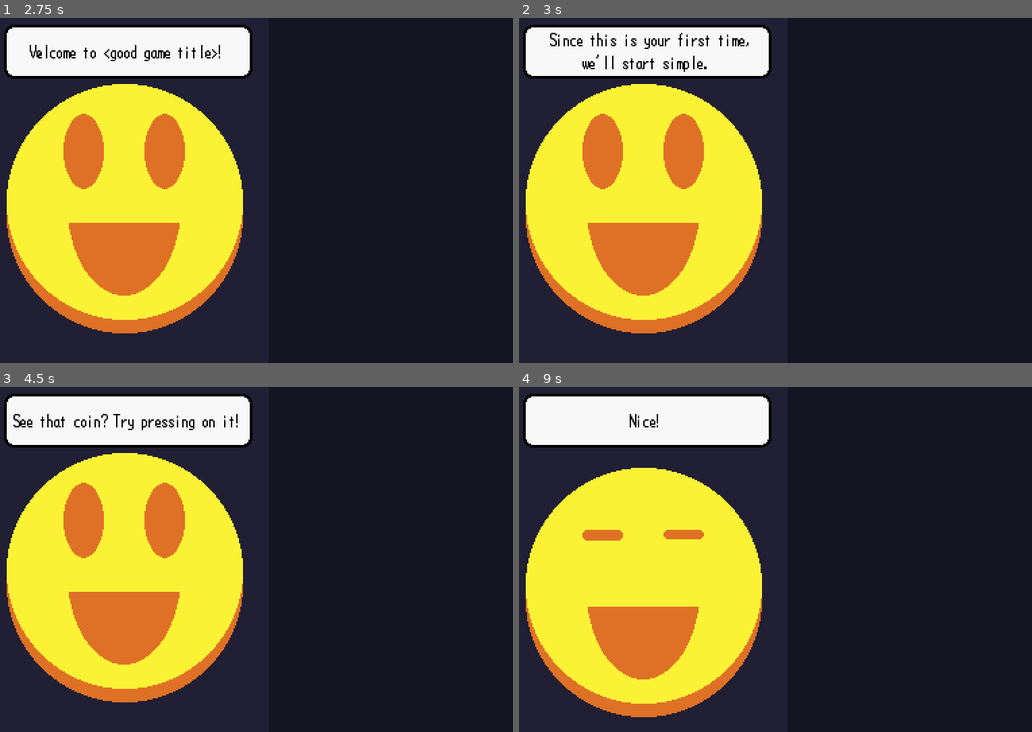
Above: before the commit, frames 1-4 (two rows, left to right).
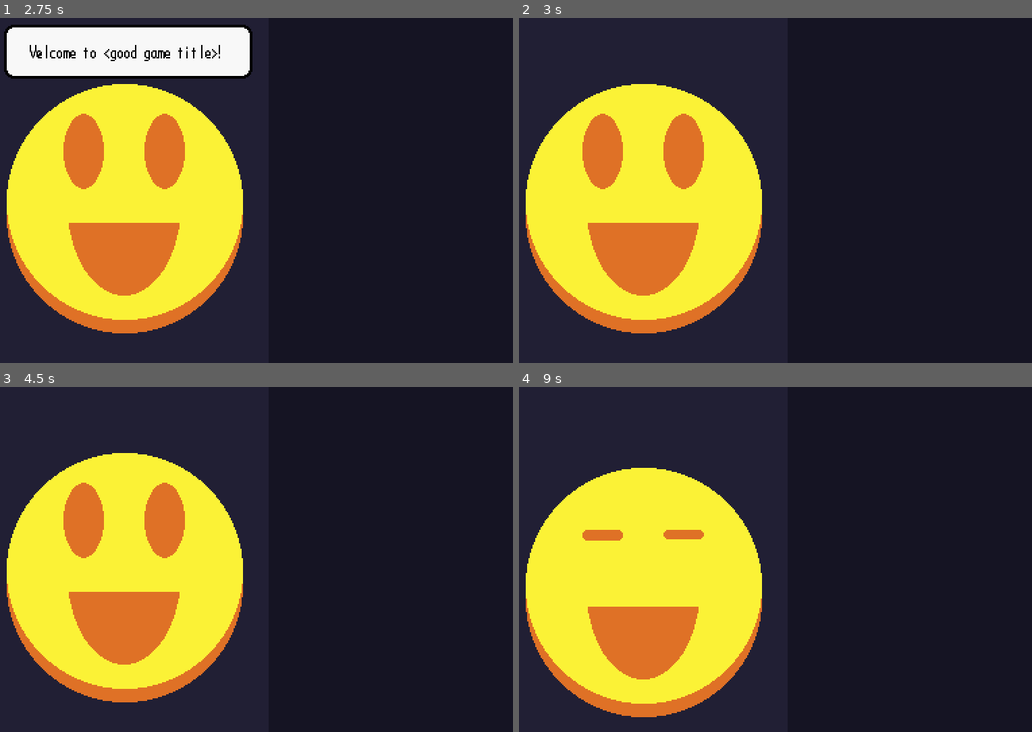
Above: after the commit, the same moments.

Repository: CoolGrazer/bread-bird
Game: Godot game, scene res://Scenes/Games/RhythmTest.tscn
The game is run twice, just before and just after one commit, with the same random seed, the same clock (stepped at 60 frames per second) and the same inputs. The project has no main scene, so this scene is started directly. Sound files missing from this copy of the repository are replaced by a short silence.
Inputs (mouse positions are in pixels of both pictures, inside the frame that each line leads up to):
- Up to frame 1 (2.75 s): tap Enter at 0.5 s; move the mouse to (369, 173) at 0.52 s; press the mouse at (369, 173) at 0.53 s; tap Space (Debug) at 1.25 s; move the mouse to (148, 207) at 1.27 s; release the mouse at (148, 207) at 1.28 s; click (148, 207) at 1.35 s; move the mouse to (307, 114) at 2.02 s; press the mouse at (307, 114) at 2.03 s
- Up to frame 2 (3 s): tap Enter at 2.75 s; move the mouse to (744, 259) at 2.77 s; release the mouse at (744, 259) at 2.78 s; click (744, 259) at 2.85 s
- Up to frame 3 (4.5 s): move the mouse to (410, 611) at 3.52 s; press the mouse at (410, 611) at 3.53 s; tap Space (Debug) at 4.25 s; move the mouse to (97, 507) at 4.27 s; release the mouse at (97, 507) at 4.28 s; click (97, 507) at 4.35 s
- Up to frame 4 (9 s): move the mouse to (801, 559) at 5.02 s; press the mouse at (801, 559) at 5.03 s; tap Enter at 5.75 s; move the mouse to (693, 473) at 5.77 s; release the mouse at (693, 473) at 5.78 s; click (693, 473) at 5.85 s; tap Space (Debug) at 6.5 s; move the mouse to (888, 542) at 6.52 s; press the mouse at (888, 542) at 6.53 s; move the mouse to (667, 576) at 7.27 s; release the mouse at (667, 576) at 7.28 s; click (667, 576) at 7.35 s; move the mouse to (826, 483) at 8.02 s; press the mouse at (826, 483) at 8.03 s; move the mouse to (744, 628) at 8.77 s; release the mouse at (744, 628) at 8.78 s; click (744, 628) at 8.85 s

Frame 1 is identical in both runs. In frame 2, 7.5% of the frame differs, in the area x 0-50%, y 1-18%; in frame 3, 7.5%; in frame 4, 7.5%.

Commit message:
need to make gud music

Diff:
--- a/Scenes/Games/InputHandler.gd
+++ b/Scenes/Games/InputHandler.gd
@@ -26,15 +26,16 @@
 	#elif offBeat > 0.5:
 	#	status = "LateMiss"
 
-	if abs(offBeat) < 0.4:
+	if abs(offBeat) < 0.3:
 		status = "Perfect"
-	elif abs(offBeat) < 0.6:
+	elif abs(offBeat) < 0.4:
 		status = "Barely"
 	else:
 		status = "Bad."
 
-	if offBeat > 1:
-		beatTrgt = 12
+
+
+
 
 	_calculateOffBeat()
 
@@ -48,7 +49,7 @@
 
 func _on_puck_input(input):
 
-	print(input)
+	print(status)
 
 	if get_parent().get_child(4).indx < 14:
 		status = "Perfect"
@@ -63,6 +64,7 @@
 	elif input == "flick":
 		$AnimationPlayer.play("BadFlick")
 		$Flick.pitch_scale = 0.75
+		$Flick.play()
 
 	#if input == "slide" and $Flick.playing == false:
 	#
--- a/Scenes/Games/RhythmTest.tscn
+++ b/Scenes/Games/RhythmTest.tscn
@@ -108,15 +108,15 @@
 [sub_resource type="Animation" id="Animation_jq1yl"]
 resource_name = "Flick"
 length = 1.5
-step = 0.075
-tracks/0/type = "value"
-tracks/0/imported = false
-tracks/0/enabled = true
-tracks/0/path = NodePath("Coin:frame")
-tracks/0/interp = 1
-tracks/0/loop_wrap = true
-tracks/0/keys = {
-"times": PackedFloat32Array(0, 0.0063, 0.0189, 1.05, 1.125, 1.1837, 1.35, 1.425),
+step = 0.0157
+tracks/0/type = "value"
+tracks/0/imported = false
+tracks/0/enabled = true
+tracks/0/path = NodePath("Coin:frame")
+tracks/0/interp = 1
+tracks/0/loop_wrap = true
+tracks/0/keys = {
+"times": PackedFloat32Array(0, 0.0157, 0.0471, 1.0875, 1.125, 1.1837, 1.35, 1.425),
 "transitions": PackedFloat32Array(1, 1, 1, 1, 1, 1, 1, 1),
 "update": 1,
 "values": [4, 5, 6, 7, 8, 9, 10, 11]
@@ -233,15 +233,14 @@
 
 [node name="Flick" type="AudioStreamPlayer" parent="Input"]
 stream = ExtResource("7_i6m78")
-pitch_scale = 0.8
 
 [node name="Textbox" parent="." instance=ExtResource("7_x62lt")]
 z_index = 7
 position = Vector2(99, 25)
-TextDoTo = Array[String](["Press on your touch screen to con …(273 unchanged characters)… iping through your phone!", "Try it!", "", "Do you feel that?", "Now lets try ad …(89 unchanged characters)…
-SizeToDo = Array[int]([0, 0, 0, 0, 4, 0, 0, 0, 0, 0, 0, 4, 0, 0, 0, 4, 0, 4])
+TextDoTo = Array[String](["Press on your touch screen to con …(273 unchanged characters)… iping through your phone!", "Try it!", "Swipe up on your touchscreen.", "Do you feel that?", "Now lets try ad …(89 unchanged characters)…
+SizeToDo = Array[int]([0, 0, 0, 0, 4, 0, 0, 0, 0, 0, 0, 0, 0, 0, 0, 4, 0, 4])
 Enable = Array[bool]([false, false, false, false, true, false, false, false, false, false, false, true, false, false, false, false, false, true])
-TextNotSkippable = Array[bool]([false, false, false, false, false, false, false, false, false, false, false, false, false, false, false, false, true, false])
+TextNotSkippable = Array[bool]([false, false, false, false, false, false, false, false, false, false, false, false, true, false, false, false, true, false])
 
 [node name="Tutorial" type="AudioStreamPlayer" parent="."]
 stream = ExtResource("9_0yvk5")
--- a/Scenes/Menu/Menu.tscn
+++ b/Scenes/Menu/Menu.tscn
@@ -83,11 +83,11 @@
 color_ramp = SubResource("Gradient_gfdcn")
 noise = SubResource("FastNoiseLite_w5113")
 
+[sub_resource type="Animation" id="Animation_l33ea"]
+resource_name = "FadeIn"
+
 [sub_resource type="Animation" id="Animation_cth8m"]
 resource_name = "FadeOut"
-
-[sub_resource type="Animation" id="Animation_l33ea"]
-resource_name = "FadeIn"
 
 [sub_resource type="AnimationLibrary" id="AnimationLibrary_6qg20"]
 _data = {
--- a/Scenes/Textbox/Textbox.tscn
+++ b/Scenes/Textbox/Textbox.tscn
@@ -53,7 +53,7 @@
 func _text(text,size,enabled):
 	initDelay = true
 
-	if indx == 1:
+	if !indx == 0:
 		hide()
 	$InitDelay.start()
 	$Small.hide()
Not shown, changed: Audio/Music/TutorialSong.ogg.import
Not shown, changed: README.md
